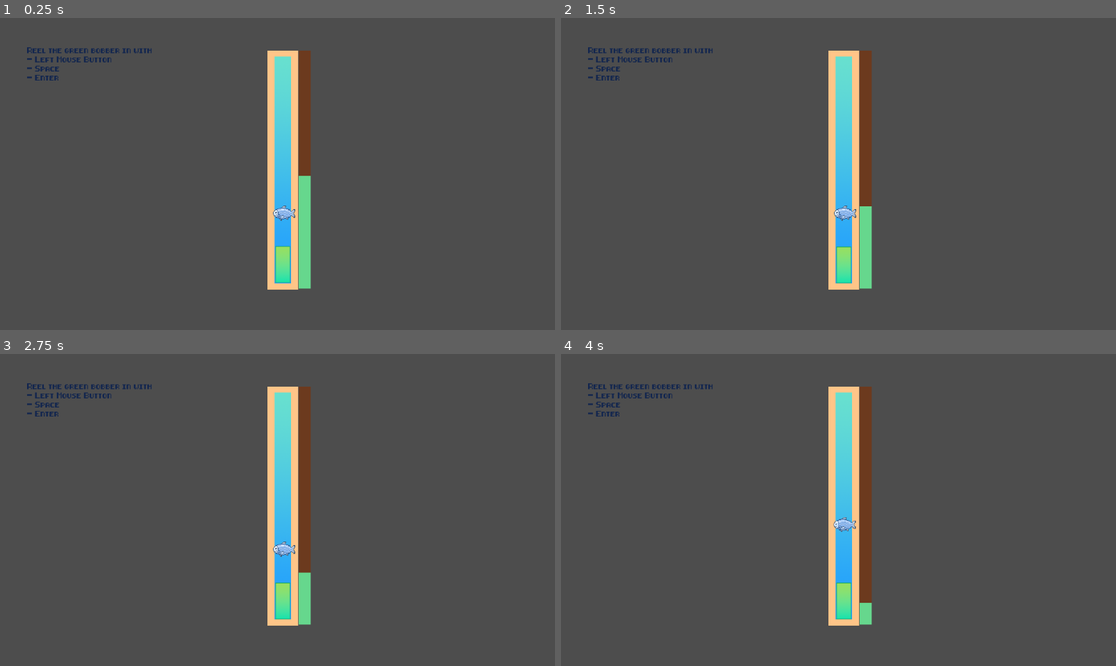
Above: before the commit, frames 1-4 (two rows, left to right).
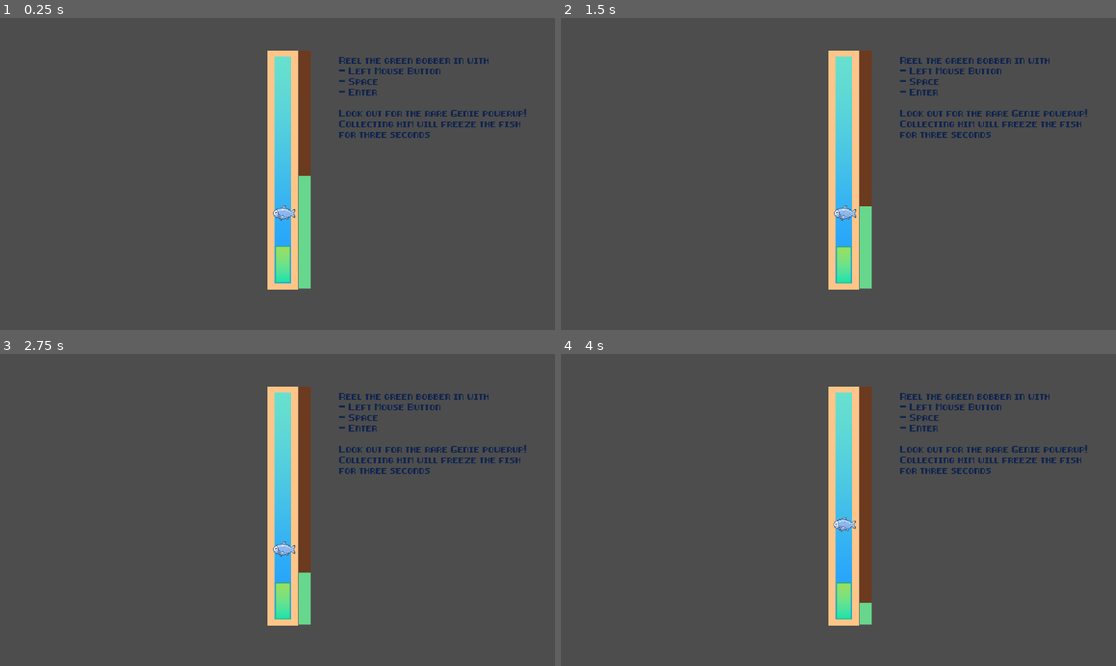
Above: after the commit, the same moments.

Repository: Anjellyrika/fishdew
Game: Godot game, scene res://src/fishing_lvl/fishing_lvl.tscn
The game is run twice, just before and just after one commit, with the same random seed, the same clock (stepped at 60 frames per second) and the same inputs. This scene is started directly instead of the project's main scene.
Inputs (mouse positions are in pixels of both pictures, inside the frame that each line leads up to):
- Up to frame 1 (0.25 s): no input
- Up to frame 2 (1.5 s): tap Enter (ui_accept) at 0.5, 0.77, 1.25 s; move the mouse to (960, 158) at 0.52 s; hold Right (ui_right) from 0.53 s (still down); tap F at 0.6, 1.35 s; click (960, 158) at 0.67 s; move the mouse to (727, 189) at 1.27 s
- Up to frame 3 (2.75 s): tap Enter (ui_accept) at 1.52, 2 s; move the mouse to (333, 441) at 2.02 s; release Right (ui_right) at 2.03 s; hold Left (ui_left) from 2.03 s (still down); tap F at 2.1 s
- Up to frame 4 (4 s): tap Enter (ui_accept) at 2.75, 3.02, 3.5, 3.77 s; move the mouse to (810, 572) at 2.77 s; release Left (ui_left) at 2.78 s; hold Right (ui_right) from 2.78 s (still down); tap F at 2.85, 3.6 s; click (810, 572) at 2.92 s; move the mouse to (1005, 556) at 3.52 s

The runs differ from the first frame. In frame 1, 1.7% of the frame differs, in the area x 4-95%, y 9-39%; in frame 2, 1.7%; in frame 3, 1.7%; in frame 4, 1.7%.

Commit message:
feat: implement frozen fish powerup

Diff:
--- a/src/fishing_lvl/chest_spawner.gd
+++ b/src/fishing_lvl/chest_spawner.gd
@@ -5,20 +5,24 @@
 enum {
 	NonExistent,
 	Spawning,
-	Spawned
+	Spawned,
+	Powerup_Spawned,
 }
 
 signal chest_collected
+signal powerup_collected
 
 var state = NonExistent
 var offscreen_position: Vector2
 
 @onready var root = get_owner()
 @onready var chest = $Chest
+@onready var powerup = $Powerup
 
 func _ready():
 	offscreen_position = chest.position
 	chest.collected.connect(despawn)
+	powerup.collected.connect(despawn)
 
 func _process(_delta):
 	match state:
@@ -26,18 +30,25 @@
 			pass
 		Spawning: # attempt to spawn a chest
 			if randi_range(1, root.chest_spawn_rate) == 1:
-				chest.position = Vector2(root.rod_x, randf_range(root.top_bounds, root.bot_bounds))
-				state = Spawned
+				if randi_range(1, root.chest_spawn_rate) == 1:
+					powerup.position = Vector2(root.rod_x, randf_range(root.top_bounds, root.bot_bounds))
+					state = Powerup_Spawned
+				else:
+					chest.position = Vector2(root.rod_x, randf_range(root.top_bounds, root.bot_bounds))
+					state = Spawned
 		Spawned:
 			pass
 
 
-func _on_timer_timeout():
-	if state == NonExistent:
+func _on_timer_timeout():if state == NonExistent:
 		state = Spawning
 
 
 func despawn():
-	chest.position = offscreen_position
-	chest_collected.emit()
+	if state == Spawned:
+		chest.position = offscreen_position
+		chest_collected.emit()
+	if state == Powerup_Spawned:
+		powerup.position = offscreen_position
+		powerup_collected.emit()
 	state = NonExistent
--- a/src/fishing_lvl/chest_spawner.tscn
+++ b/src/fishing_lvl/chest_spawner.tscn
@@ -1,7 +1,8 @@
-[gd_scene load_steps=3 format=3 uid="uid://dgkyari10d2gs"]
+[gd_scene load_steps=4 format=3 uid="uid://dgkyari10d2gs"]
 
 [ext_resource type="Script" path="res://src/fishing_lvl/chest_spawner.gd" id="1_ek2du"]
 [ext_resource type="PackedScene" uid="uid://cmjndycxmndy1" path="res://src/fishing_lvl/chest.tscn" id="2_m301v"]
+[ext_resource type="PackedScene" uid="uid://b7kfcl1gco8fx" path="res://src/fishing_lvl/powerup.tscn" id="3_24utj"]
 
 [node name="ChestSpawner" type="Node"]
 script = ExtResource("1_ek2du")
@@ -9,6 +10,9 @@
 [node name="Chest" parent="." instance=ExtResource("2_m301v")]
 position = Vector2(-21, 18)
 
+[node name="Powerup" parent="." instance=ExtResource("3_24utj")]
+position = Vector2(-21, 74)
+
 [node name="Timer" type="Timer" parent="."]
 wait_time = 5.0
 autostart = true
--- a/src/fishing_lvl/fish.gd
+++ b/src/fishing_lvl/fish.gd
@@ -12,6 +12,7 @@
 signal fish_progress_decreased
 
 @onready var fish_size = $FishCollision
+@onready var sprite = $Icon
 
 # Movement bounds
 var top_bounds: float
@@ -29,6 +30,7 @@
 func _ready():
 	get_owner().ready.connect(set_start_position)
 	target_position = position
+	sprite.material.set_shader_parameter("frozen", false)
 
 
 func set_start_position():
@@ -46,6 +48,7 @@
 
 func _process(delta):
 	speed_bounds = root.fish_speed
+	set_shader(speed_bounds)
 	match state:
 		Wait:
 			wait()
@@ -69,6 +72,13 @@
 	return abs(global_position.y - target_position.y) < tolerance
 
 
+func set_shader(current_speed):
+	if current_speed == [0,0]:
+		sprite.material.set_shader_parameter("frozen", true)
+	else:
+		sprite.material.set_shader_parameter("frozen", false)
+
+
 func _on_body_entered(body):
 	if body.get_name() == "Bobber":
 		fish_progress_increased.emit()
--- a/src/fishing_lvl/fish.tscn
+++ b/src/fishing_lvl/fish.tscn
@@ -1,7 +1,12 @@
-[gd_scene load_steps=4 format=3 uid="uid://sywnhmj87o7k"]
+[gd_scene load_steps=6 format=3 uid="uid://sywnhmj87o7k"]
 
 [ext_resource type="Script" path="res://src/fishing_lvl/fish.gd" id="1_5cr0a"]
 [ext_resource type="Texture2D" uid="uid://bq8v13cudgyag" path="res://assets/Fish.png" id="2_pqlhc"]
+[ext_resource type="Shader" path="res://src/fishing_lvl/fish_frozen.gdshader" id="2_rlqgm"]
+
+[sub_resource type="ShaderMaterial" id="ShaderMaterial_gf66l"]
+shader = ExtResource("2_rlqgm")
+shader_parameter/frozen = true
 
 [sub_resource type="CapsuleShape2D" id="CapsuleShape2D_nt8mh"]
 radius = 13.0
@@ -12,6 +17,7 @@
 
 [node name="Icon" type="Sprite2D" parent="."]
 texture_filter = 1
+material = SubResource("ShaderMaterial_gf66l")
 position = Vector2(2, 0)
 scale = Vector2(0.0821006, 0.0769231)
 texture = ExtResource("2_pqlhc")
--- /dev/null
+++ b/src/fishing_lvl/fish_frozen.gdshader
@@ -0,0 +1,9 @@
+shader_type canvas_item;
+uniform bool frozen = true;
+
+void fragment() {
+	if (frozen) {
+		float avg = (COLOR.r + COLOR.g + COLOR.b) / 3.0;
+		COLOR.rgb = vec3(avg);
+	}
+}
--- a/src/fishing_lvl/fishing_lvl.gd
+++ b/src/fishing_lvl/fishing_lvl.gd
@@ -22,11 +22,12 @@
 # Called when the node enters the scene tree for the first time.
 func _ready():
 	chest_spawner.chest_collected.connect(add_treasure)
+	chest_spawner.powerup_collected.connect(activate_powerup)
 	top_bounds = rod_top_pos.y + edge_width
 	bot_bounds = rod_bot_pos.y - edge_width
 	rod_x = rod_top_pos.x
 
-	chest_spawn_rate = [4,8,12].pick_random()
+	chest_spawn_rate = [4,8,12].pick_random() # lower is better
 	fish_speed = [[2,4], [6,7], [7,8]].pick_random()
 
 
@@ -39,6 +40,14 @@
 	treasure_count += 1
 
 
+func activate_powerup(): # Powerup freezes the fish for 3 seconds
+	var temp = fish_speed
+	fish_speed = [0,0]
+	await get_tree().create_timer(3).timeout
+	fish_speed = temp
+
+
+
 func _on_progress_bar_fish_caught():
 	Global.fish_caught += 1
 	Global.treasure_inventory += treasure_count
--- a/src/fishing_lvl/fishing_lvl.tscn
+++ b/src/fishing_lvl/fishing_lvl.tscn
@@ -75,19 +75,21 @@
 anchors_preset = 15
 anchor_right = 1.0
 anchor_bottom = 1.0
-offset_left = 56.0
-offset_top = 58.0
-offset_right = 367.0
-offset_bottom = 157.0
+offset_left = 704.0
+offset_top = 77.0
+offset_right = 1111.0
+offset_bottom = 264.0
 grow_horizontal = 2
 grow_vertical = 2
 theme_override_colors/default_color = Color(0.0666667, 0.145098, 0.309804, 1)
 theme_override_fonts/normal_font = ExtResource("1_uo0hm")
-theme_override_font_sizes/normal_font_size = 10
+theme_override_font_sizes/normal_font_size = 12
 text = "Reel the green bobber in with
 - Left Mouse Button
 - Space
-- Enter"
+- Enter
+
+Look out for the rare Genie powerup! Collecting him will freeze the fish for three seconds"
 
 [connection signal="body_entered" from="Fish" to="Fish" method="_on_body_entered"]
 [connection signal="body_exited" from="Fish" to="Fish" method="_on_body_exited"]
--- /dev/null
+++ b/src/fishing_lvl/powerup.tscn
@@ -0,0 +1,25 @@
+[gd_scene load_steps=4 format=3 uid="uid://b7kfcl1gco8fx"]
+
+[ext_resource type="PackedScene" uid="uid://cmjndycxmndy1" path="res://src/fishing_lvl/chest.tscn" id="1_evsx0"]
+[ext_resource type="Texture2D" uid="uid://c3ugxpitdmcu1" path="res://assets/powerup.png" id="2_gvecu"]
+
+[sub_resource type="RectangleShape2D" id="RectangleShape2D_5qoxo"]
+size = Vector2(26, 25.5)
+
+[node name="Chest" instance=ExtResource("1_evsx0")]
+
+[node name="TreasureChestSprite" parent="." index="0"]
+position = Vector2(-1, -1)
+scale = Vector2(0.0730089, 0.0730088)
+texture = ExtResource("2_gvecu")
+
+[node name="CollisionShape2D" parent="." index="1"]
+position = Vector2(0, 6)
+
+[node name="CollisionShape2D2" type="CollisionShape2D" parent="." index="2"]
+position = Vector2(0, -19.75)
+shape = SubResource("RectangleShape2D_5qoxo")
+
+[node name="ChestProgress" parent="." index="3"]
+offset_top = 18.0
+offset_bottom = 25.0
Binary file added: assets/powerup.png
Not shown, added: assets/powerup.png.import
